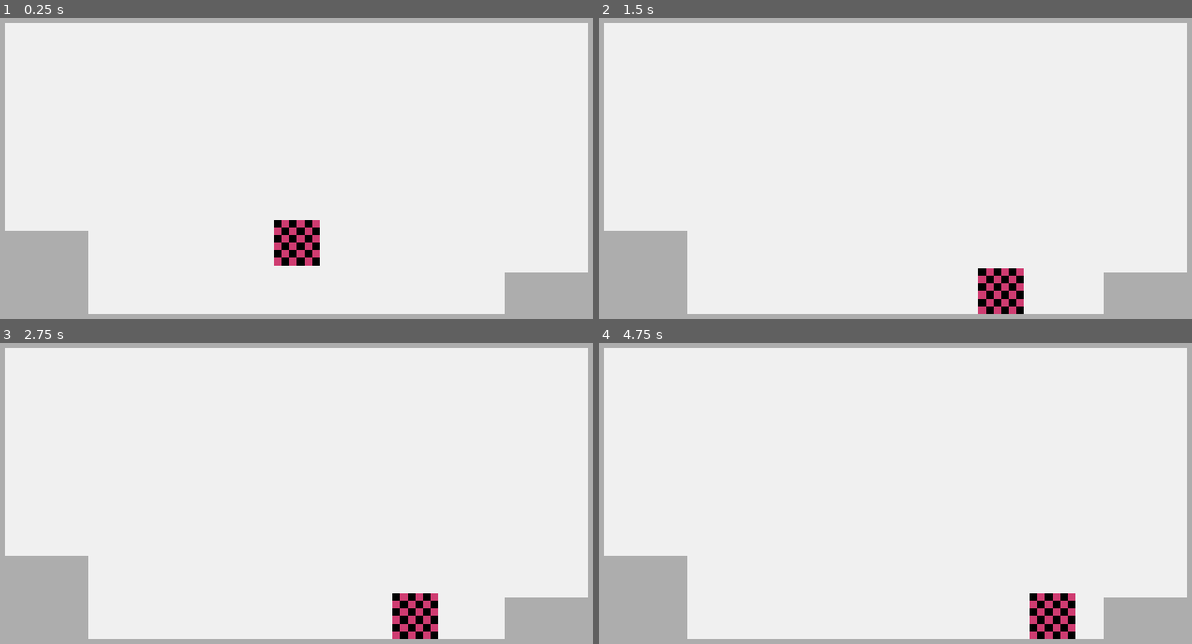
Above: before the commit, frames 1-4 (two rows, left to right).
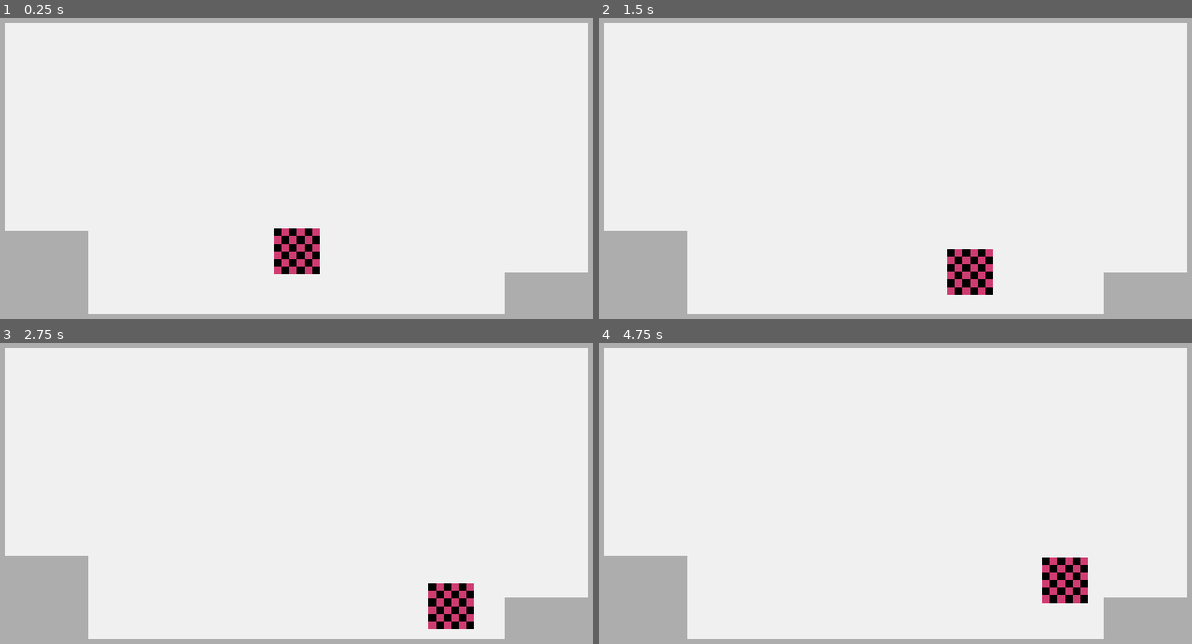
Above: after the commit, the same moments.

Repository: Orobinette/armadillo-platformer
Game: Godot game, scene res://Scenes/scn_test_environment.tscn
Two runs of this game, one before a commit and one after it. Both use one fixed random seed, a clock stepped at 60 frames per second and the inputs below.
Inputs:
- Up to frame 1 (0.25 s): no input
- Up to frame 2 (1.5 s): hold D (move_right) from 0.53 s (still down); tap Space (jump) at 0.6, 0.77, 1.07, 1.35 s
- Up to frame 3 (2.75 s): tap Space (jump) at 1.52, 1.82, 2.1 s; release D (move_right) at 2.03 s; hold A (move_left) from 2.03 s (still down)
- Up to frame 4 (4.75 s): release A (move_left) at 2.78 s; hold D (move_right) 2.78-4.28 s; tap Space (jump) at 2.85, 3.02, 3.32, 3.6, 3.77, 4.07, 4.35, 4.52 s; hold A (move_left) from 4.28 s (still down)

The runs differ from the first frame. In frame 1, 1.2% of the frame differs, in the area x 46-54%, y 67-86%; in frame 2, 2.0%; in frame 3, 2.0%; in frame 4, 2.1%, in the area x 72-83%, y 71-99%.

Commit message:
Base walking movement

Diff:
--- a/Project Files/Scenes/scn_player.tscn
+++ b/Project Files/Scenes/scn_player.tscn
@@ -8,10 +8,16 @@
 
 [node name="Player" type="CharacterBody2D"]
 script = ExtResource("1_8nrtw")
-max_movement_speed = 450.0
-seconds_to_accelerate = 0.5
-seconds_to_decelerate = 0.2
-seconds_to_stop = 1.0
+max_movement_speed = 500.0
+seconds_to_accelerate = 1.0
+seconds_to_decelerate = 0.6
+seconds_to_stop = 0.3
+jump_height = 140.0
+jump_seconds_to_peak = 0.5
+jump_seconds_to_descent = 0.4
+max_upward_velocity = -700.0
+jump_buffer_frames = 10.0
+hang_time_frames = 1
 
 [node name="CollisionShape2D" type="CollisionShape2D" parent="."]
 shape = SubResource("RectangleShape2D_sdmxp")
--- a/Project Files/Scripts/PlayerMovement.gd
+++ b/Project Files/Scripts/PlayerMovement.gd
@@ -18,23 +18,45 @@
 var deceleration: float
 var friction: float
 
+@export_group("Vertical Movement")
+var is_grounded: bool = false
+@export_subgroup("Jump")
+@export var jump_height: float
+@export var jump_seconds_to_peak: float
+@export var jump_seconds_to_descent: float
+@export var max_upward_velocity: float
+
+@onready var jump_velocity = ((2.0 * jump_height) / jump_seconds_to_peak) * -1.0
+@onready var jump_gravity = ((-2.0 * jump_height) / (jump_seconds_to_peak * jump_seconds_to_peak)) * -1.0
+@onready var fall_gravity = ((-2.0 * jump_height) / (jump_seconds_to_descent * jump_seconds_to_descent)) * -1.0
+
+@export_subgroup("Coyote Time")
+@export var coyote_time_frames = 3
+@onready var current_coyote_time_frame = 0
+
+@export_subgroup("Jump Buffer")
+@export var jump_buffer_frames: float
+@onready var current_jump_buffer_frame = jump_buffer_frames
+
+@export_subgroup("Hang Time")
+@export  var hang_time_frames: int
+@onready var current_hangtime_frame = hang_time_frames
+
+
 func _ready():
 	await get_tree().physics_frame
 	acceleration = max_movement_speed / (seconds_to_accelerate / get_physics_process_delta_time())
 	deceleration = max_movement_speed / (seconds_to_decelerate / get_physics_process_delta_time())
 	friction = max_movement_speed / (seconds_to_stop / get_physics_process_delta_time())
 
-func _process(delta):
+func _process(_delta):
 	get_input()
 
 func _physics_process(delta):
-	if not is_on_floor():
-		velocity.y += gravity * delta
+	calculate_horizontal_movement()
+	calculate_gravity(delta)
+	coyote_time()
 
-	if Input.is_action_just_pressed("jump") and is_on_floor():
-		velocity.y = JUMP_VELOCITY
-
-	calculate_horizontal_movement()
 	check_collisions()
 	move_and_slide()
 
@@ -42,9 +64,21 @@
 	#Horizontal movement
 	input_direction = sign(Input.get_axis("move_left", "move_right"))
 
+	#Vertical movement
+	if Input.is_action_just_pressed("jump"):
+		current_jump_buffer_frame = 0
+		is_jumping = true
+
+	elif Input.is_action_just_released("jump") and not is_grounded:
+		is_jumping = false
+
+	if current_jump_buffer_frame < jump_buffer_frames:
+		jump()
+		current_jump_buffer_frame += 1
+
+
 #Horizontal Movement
 func calculate_horizontal_movement() -> void:
-	print(velocity.x)
 	if velocity.x == 0:
 		thrust()
 
@@ -75,6 +109,40 @@
 func apply_friction() -> void:
 	velocity.x = move_toward(velocity.x, 0, friction)
 
+#Vertical Movement
+func calculate_gravity(delta) -> void:
+	if not is_grounded:
+		if velocity.y < 0 and is_jumping: #if rising
+			velocity.y = move_toward(velocity.y, 0, jump_gravity * delta)
+
+		elif current_hangtime_frame < hang_time_frames and is_jumping: #Hangtime
+			current_hangtime_frame += 1
+
+		else:
+			velocity.y = move_toward(velocity.y, fall_gravity, fall_gravity * delta) #Apply gravity
+
+func jump() -> void:
+	if is_grounded:
+		velocity.y = jump_velocity
+		is_grounded = false
+
+func coyote_time() -> void:
+	if is_on_floor() and current_coyote_time_frame != 0:
+		grounded()
+
+	elif not is_on_floor():
+		if current_coyote_time_frame < coyote_time_frames: #Coyote time active
+			current_coyote_time_frame += 1
+
+		else: # Fall off ledge
+			is_grounded = false
+			current_coyote_time_frame = coyote_time_frames
+
+func grounded():
+	current_coyote_time_frame = 0
+	current_hangtime_frame = 0
+	movement_velocity.y = 0
+	is_grounded = true
 
 func check_collisions() -> void:
 	if is_on_ceiling():
--- a/Project Files/project.godot
+++ b/Project Files/project.godot
@@ -19,8 +19,8 @@
 
 window/size/viewport_width=1920
 window/size/viewport_height=1080
-window/size/window_width_override=640
-window/size/window_height_override=360
+window/size/window_width_override=1280
+window/size/window_height_override=720
 window/stretch/mode="canvas_items"
 
 [input]
@@ -28,18 +28,23 @@
 jump={
 "deadzone": 0.5,
 "events": [Object(InputEventKey,"resource_local_to_scene":false,"resource_name":"","device":-1,"window_id":0,"alt_pressed":false,"shift_pressed":false,"ctrl_pressed":false,"meta_pressed":false,"pressed":false,"keycode":0,"physical_keycode":32,"key_label":0,"unicode":32,"echo":false,"script":null)
+, Object(InputEventJoypadButton,"resource_local_to_scene":false,"resource_name":"","device":-1,"button_index":0,"pressure":0.0,"pressed":true,"script":null)
 ]
 }
 move_left={
 "deadzone": 0.5,
 "events": [Object(InputEventKey,"resource_local_to_scene":false,"resource_name":"","device":-1,"window_id":0,"alt_pressed":false,"shift_pressed":false,"ctrl_pressed":false,"meta_pressed":false,"pressed":false,"keycode":0,"physical_keycode":65,"key_label":0,"unicode":97,"echo":false,"script":null)
 , Object(InputEventKey,"resource_local_to_scene":false,"resource_name":"","device":-1,"window_id":0,"alt_pressed":false,"shift_pressed":false,"ctrl_pressed":false,"meta_pressed":false,"pressed":false,"keycode":0,"physical_keycode":4194319,"key_label":0,"unicode":0,"echo":false,"script":null)
+, Object(InputEventJoypadMotion,"resource_local_to_scene":false,"resource_name":"","device":-1,"axis":0,"axis_value":-1.0,"script":null)
+, Object(InputEventJoypadButton,"resource_local_to_scene":false,"resource_name":"","device":-1,"button_index":13,"pressure":0.0,"pressed":true,"script":null)
 ]
 }
 move_right={
 "deadzone": 0.5,
 "events": [Object(InputEventKey,"resource_local_to_scene":false,"resource_name":"","device":-1,"window_id":0,"alt_pressed":false,"shift_pressed":false,"ctrl_pressed":false,"meta_pressed":false,"pressed":false,"keycode":0,"physical_keycode":68,"key_label":0,"unicode":100,"echo":false,"script":null)
 , Object(InputEventKey,"resource_local_to_scene":false,"resource_name":"","device":-1,"window_id":0,"alt_pressed":false,"shift_pressed":false,"ctrl_pressed":false,"meta_pressed":false,"pressed":false,"keycode":0,"physical_keycode":4194321,"key_label":0,"unicode":0,"echo":false,"script":null)
+, Object(InputEventJoypadButton,"resource_local_to_scene":false,"resource_name":"","device":-1,"button_index":14,"pressure":0.0,"pressed":true,"script":null)
+, Object(InputEventJoypadMotion,"resource_local_to_scene":false,"resource_name":"","device":-1,"axis":0,"axis_value":1.0,"script":null)
 ]
 }
 
